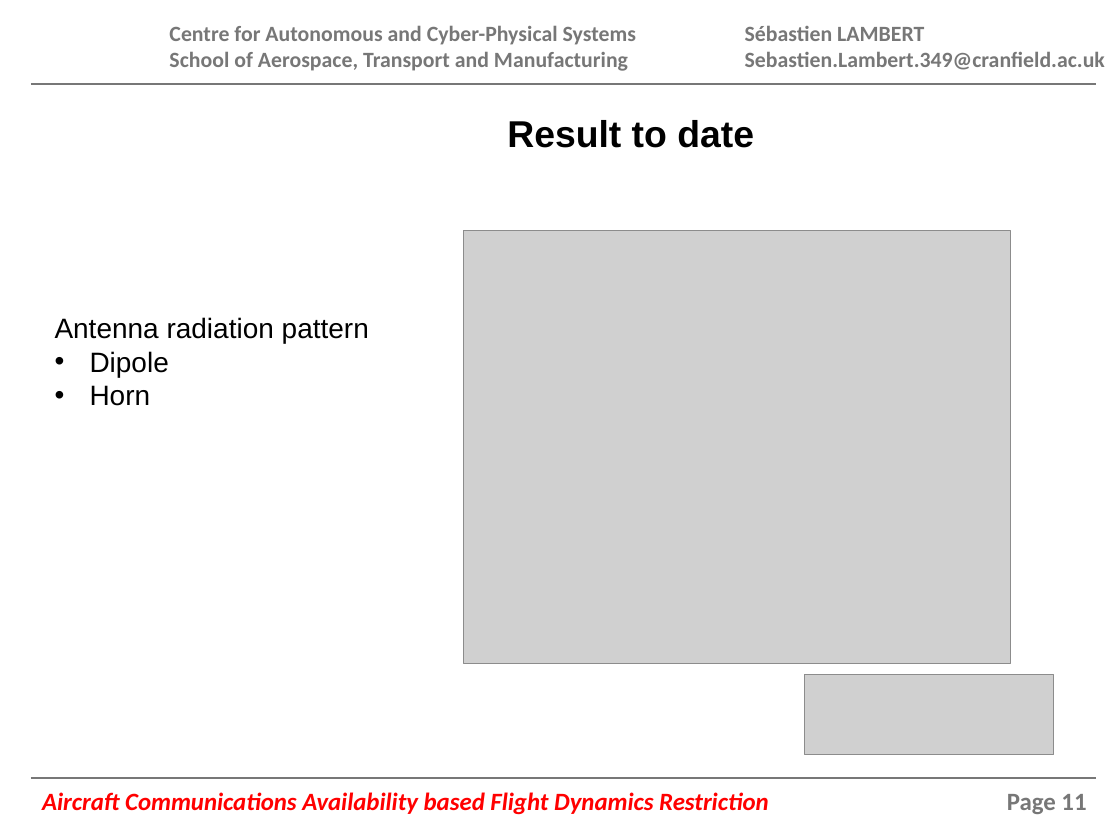
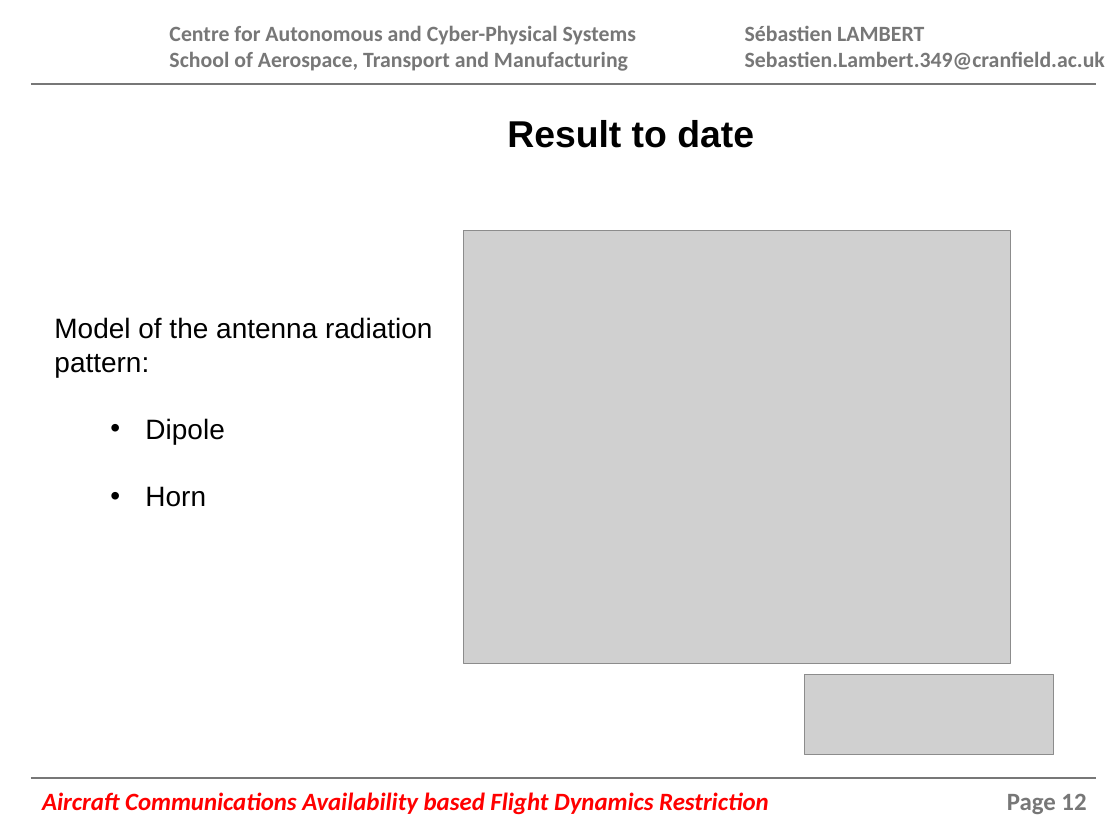
Before and after one commit to AVDC-Sebastien/IRP, a slide deck: slide 12 of Presentation/Interim_SLambert_416349.pptx (slide 11 before the commit). Drawn at 1120x840 pixels with LibreOffice and Linux fonts; fonts in the diff are those of the drawing; grey boxes stand for pictures; background and template pictures are left out. Boxes give left, top, right and bottom in pixels: in the first picture for what was removed or moved away, otherwise in the second. Text is boxed around its words. In the diff, an @@ line names an element or a change of style, - is before the commit and + after.

```diff
--- a/Presentation/Interim_SLambert_416349.pptx
+++ b/Presentation/Interim_SLambert_416349.pptx
@@ text at bbox=[54, 317, 432, 377]: text changed @@
-Antenna radiation pattern
+Model of the antenna radiation pattern:
@@ text at bbox=[145, 418, 224, 507]: list level 1 to 2 in "Dipole"; list level 1 to 2 in "Horn" @@
@@ page number at bbox=[1007, 794, 1086, 814]: text changed @@
-Page 11
+Page 12
```
Also in this commit, not shown: 7 other slides changed, 4 slides added, 2 slides removed, 10 other files.
